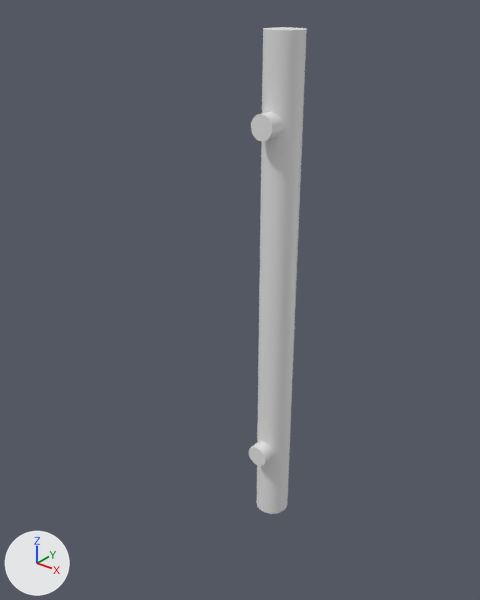
Before and after pictures for a commit that changed the glTF model Data/Models/Doors/Handles/GLB/handle_07.glb.
Both versions are drawn from a 50 mm lens placed at (0.334, -0.462, 0.282), pointed at (-0.009, -0.033, 0.016). The axes (+X, +Y, +Z) are drawn at lower left. The lights are the same throughout. The first picture is the older version. Vertices at exactly the same position are counted once.

Names of what the first picture shows: 'handle'.
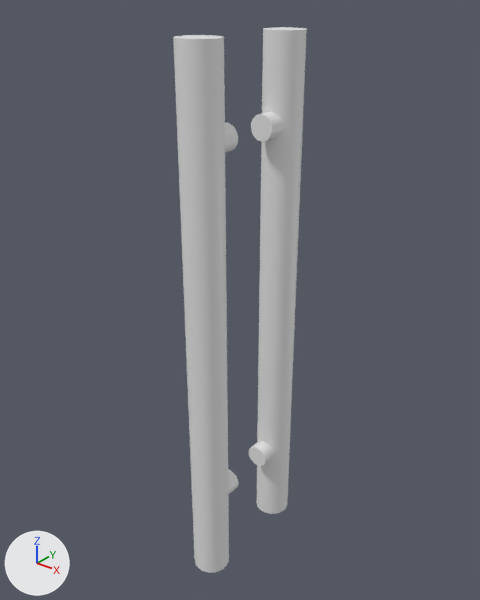
The newer file is also turned or shifted as a whole; pictures and numbers use the older file's frame.

Pixel boxes [x1, y1, x2, y2] of what changed, in the pictures (480 x 600 px):
'handle', reshaped (129% wider, 12% taller)
    before: [249, 27, 307, 514]
    after: [173, 27, 307, 573]
part 1 of me_cylinder_009, added
    after: [173, 35, 229, 573]
part 2 of me_cylinder_009, added
    after: [225, 123, 238, 152]
part 3 of me_cylinder_009, added (mostly hidden)
    after: [228, 469, 239, 495]

The change, as a diff of the scene's bpy script:
```diff
--- a/Data/Models/Doors/Handles/GLB/handle_07.glb.py
+++ b/Data/Models/Doors/Handles/GLB/handle_07.glb.py
@@ me_cylinder_009 @@
 # used by ob_handle; location = (0.0, 0.0, 0.0)
-me_cylinder_009.from_pydata(...)  # 440 vertices, 868 faces; spans x -0.018..0.017, y -0.017..0.031, z -0.254..0.245
+me_cylinder_009.from_pydata(...)  # 880 vertices, 1736 faces; spans x -0.018..0.017, y -0.109..0.031, z -0.254..0.245
+# me_cylinder_009 part 1: a new loose piece, a 22-sided cylinder along z spanning x -0.018..0.017, y -0.109..-0.073, z -0.254..0.245, in mat_material (white #e7e7e7)
+# me_cylinder_009 part 2: the loose piece of 198 vertices spanning x -0.011..0.011, y -0.017..0.001, z 0.159..0.181 is copied, and the copy is mirrored in y about its middle, then moved by (0.0, -0.062, 0.0); it spans x -0.011..0.011, y -0.079..-0.061, z 0.159..0.181
+# me_cylinder_009 part 3: the loose piece of 198 vertices spanning x -0.011..0.011, y -0.017..0.001, z -0.18..-0.158 is copied, and the copy is mirrored in y about its middle, then moved by (0.0, -0.062, 0.0); it spans x -0.011..0.011, y -0.079..-0.061, z -0.18..-0.158
 me_cylinder_009.materials.append(mat_material)
```
